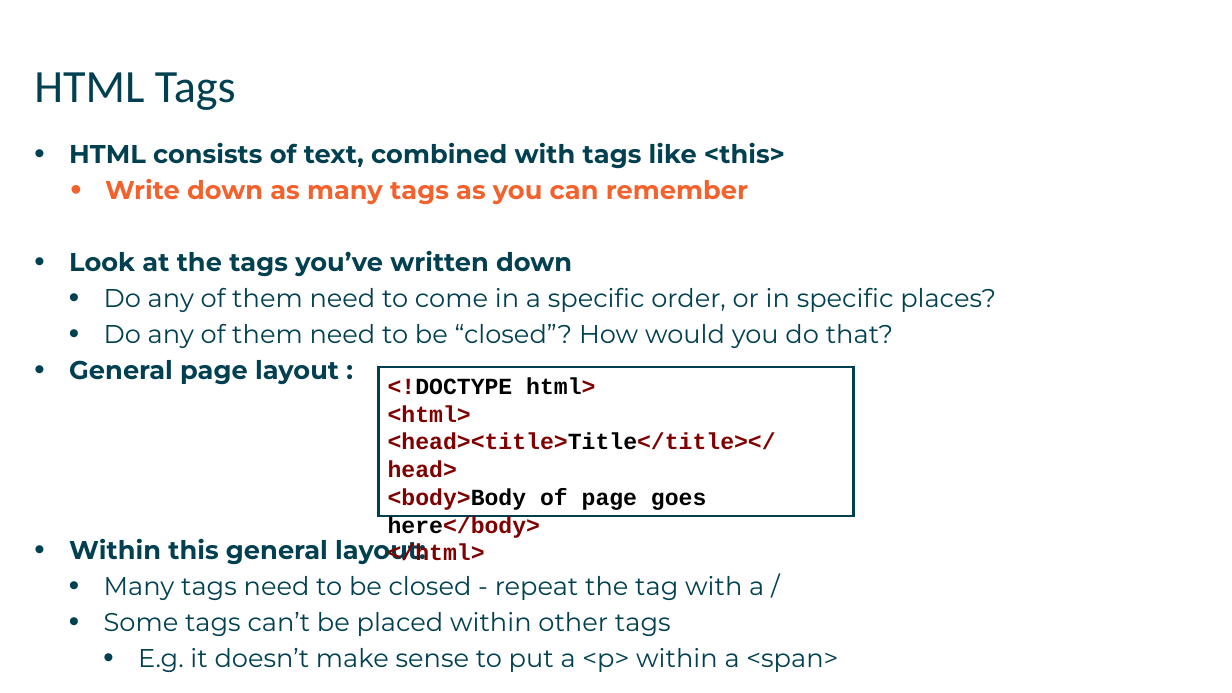
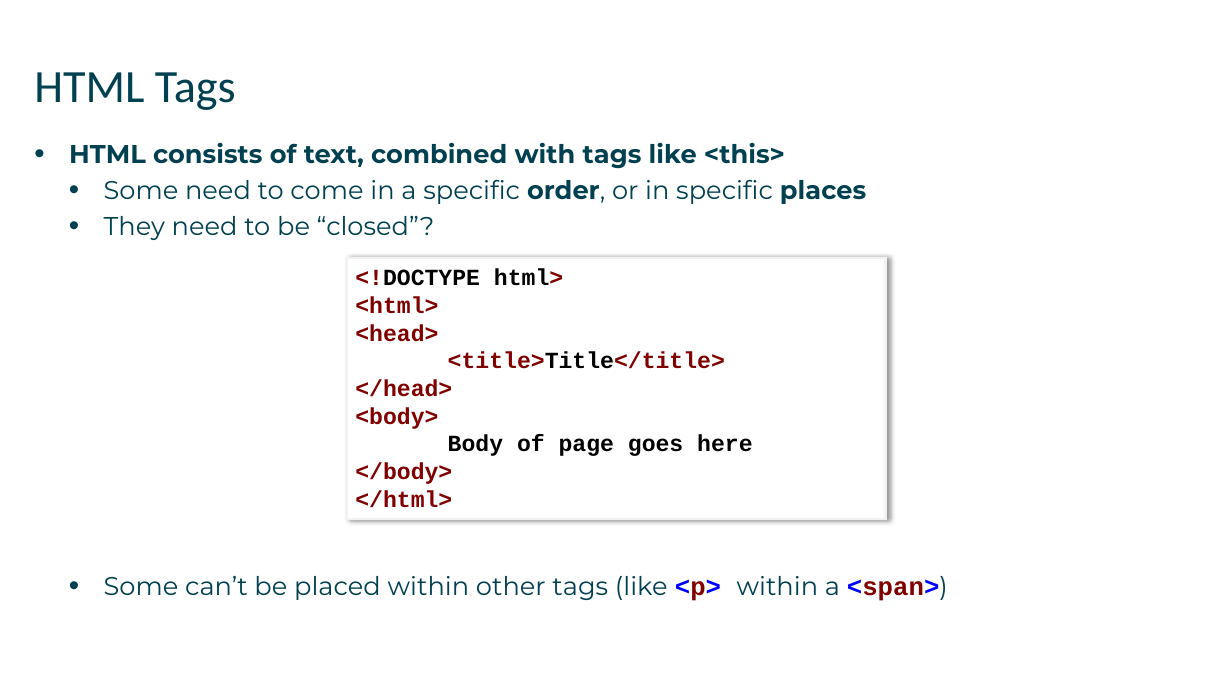
Before and after one commit to mikebaradaran/web_fundamentals, a slide deck: slide 4 of Slides/HTML CSS/01 - HTML and CSS Revision.pptx. Drawn at 1232x693 pixels with LibreOffice and Linux fonts; fonts in the diff are those of the drawing. Boxes give left, top, right and bottom in pixels: in the first picture for what was removed or moved away, otherwise in the second. Text is boxed around its words. In the diff, an @@ line names an element or a change of style, - is before the commit and + after.

Commit message:
Updated teh HTML CSS chapter

```diff
--- a/Slides/HTML CSS/01 - HTML and CSS Revision.pptx
+++ b/Slides/HTML CSS/01 - HTML and CSS Revision.pptx
@@ text at bbox=[104, 179, 948, 601]: text changed @@
-  • Write down as many tags as you can remember
-• Look at the tags you’ve written down
-• Do any of them need to come in a specific order, or in specific places?
-• Do any of them need to be “closed”? How would you do that?
-• General page layout :
-• Within this general layout:
-  • Many tags need to be closed - repeat the tag with a /
-  • Some tags can’t be placed within other tags
-  • E.g. it doesn’t make sense to put a <p> within a <span>
+• Some need to come in a specific order, or in specific places
+• They need to be “closed”?
+  • Some can’t be placed within other tags (like <p> within a <span>)
@@ rectangle "<!DOCTYPE html>": place and size @@
-rectangle "<!DOCTYPE html>" at bbox=[379, 367, 854, 517]
+rectangle "<!DOCTYPE html>" at bbox=[347, 258, 886, 519]
@@ rectangle "<!DOCTYPE html>" at bbox=[347, 258, 886, 519]: outline #004050 2 pt to #F2F2F2 2 pt; shadow on @@
@@ text in rectangle at bbox=[355, 324, 752, 484]: text changed @@
-<head><title>Title</title></head>
-<body>Body of page goes here</body>
+<head>
+<title>Title</title>
+</head>
+<body>
+Body of page goes here
+</body>
```
Also in this commit, not shown: 2 other slides changed, 15 slides added, 1 slide removed, 1 other file.
